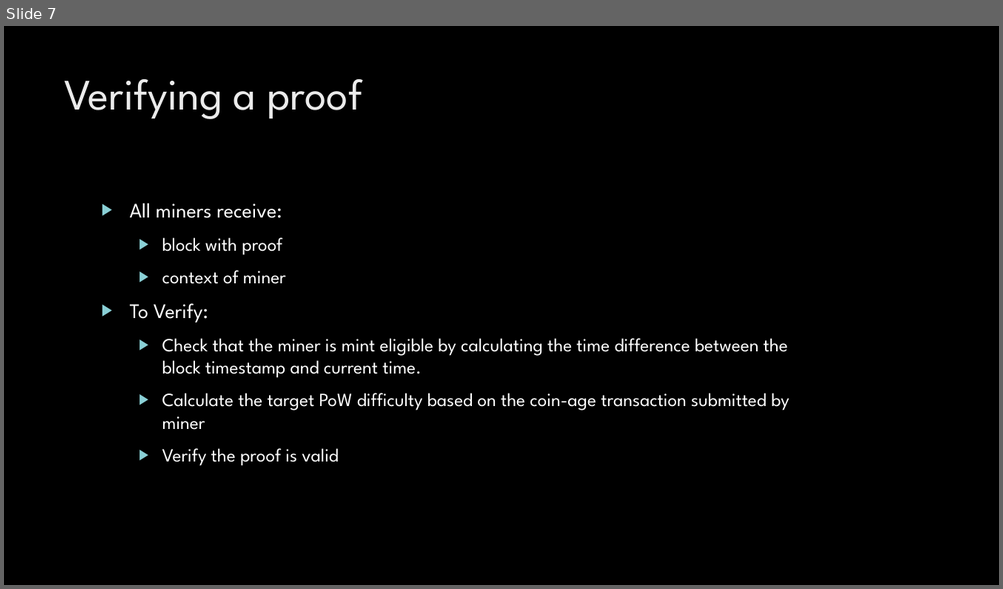
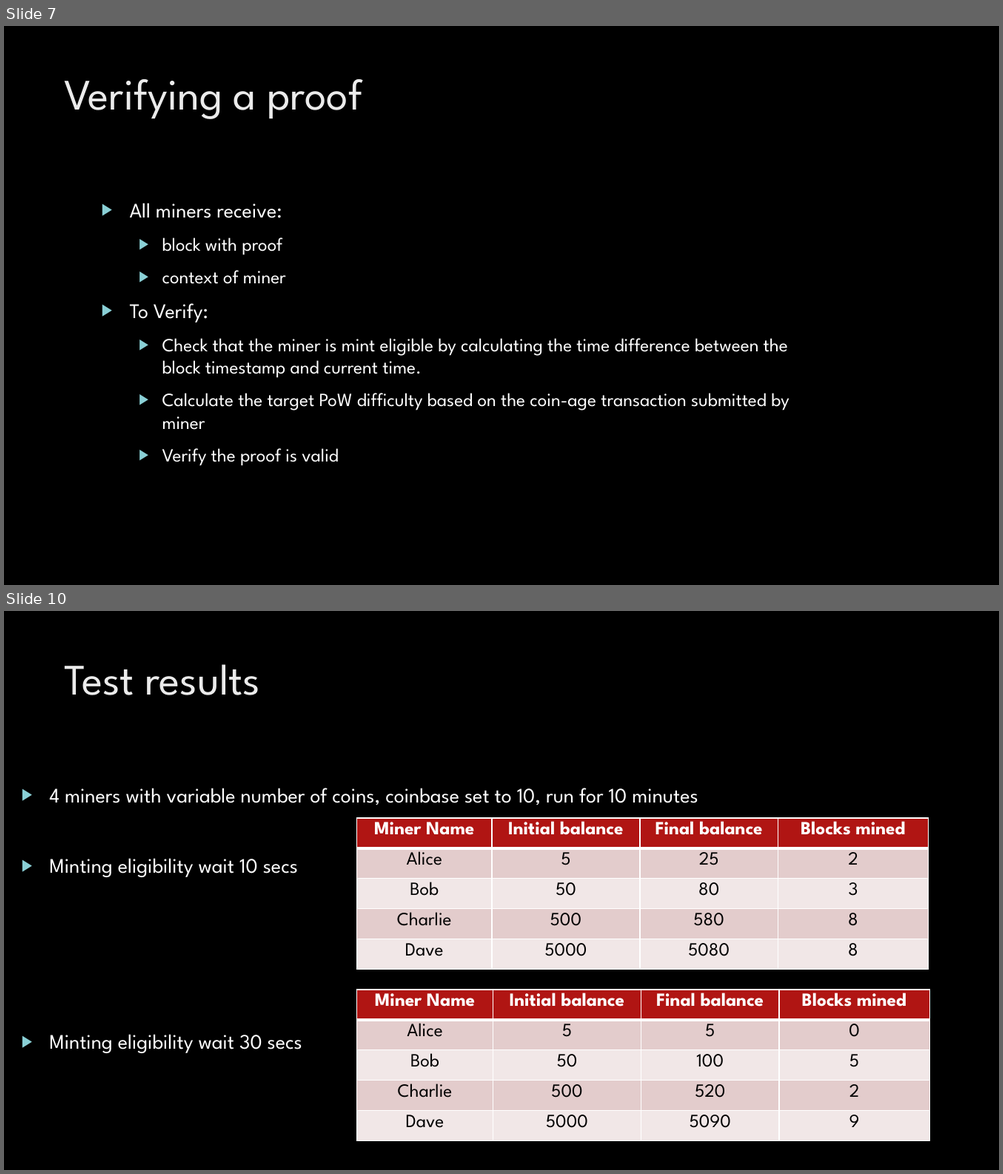
Before and after one commit to toep/FairCoin, a slide deck: Presentation.pptx. Shown one above the other, each under a label of ours: slide 7 before the commit, slides 7 and 10 after it; the slides between them are not shown. The pictures are 1003x589 and 1003x1174 pixels, drawn with LibreOffice and Linux fonts; fonts in the diff are those of the drawing; background and template pictures are left out. Boxes give left, top, right and bottom in pixels: in the first picture for what was removed or moved away, otherwise in the second. Text is boxed around its words. In the diff, an @@ line names an element or a change of style, - is before the commit and + after.

Commit message:
Fixed coin-age, added variable difficulty to PoW. Able to run for 10 minutes and collect info

```diff
--- a/Presentation.pptx
+++ b/Presentation.pptx
@@ slide 10 added at box(4, 611, 999, 1170), background picture (left out) @@
@@ title added at box(64, 664, 260, 695), 42 pt, text #EBEBEB @@
+Test results
@@ text added at box(49, 788, 697, 1054), 20 pt, text #FFFFFF @@
+▶ 4 miners with variable number of coins, coinbase set to 10, run for 10 minutes
+▶ Minting eligibility wait 10 secs
+▶ Minting eligibility wait 30 secs
@@ table added at box(357, 818, 928, 970), 5 rows, 4 columns @@
+Miner Name | Initial balance | Final balance | Blocks mined
+Alice | 5 | 25 | 2
+Bob | 50 | 80 | 3
+Charlie | 500 | 580 | 8
+Dave | 5000 | 5080 | 8
@@ table added at box(357, 990, 929, 1142), 5 rows, 4 columns @@
+Miner Name | Initial balance | Final balance | Blocks mined
+Alice | 5 | 5 | 0
+Bob | 50 | 100 | 5
+Charlie | 500 | 520 | 2
+Dave | 5000 | 5090 | 9
```
Also in this commit, not shown: 4 slides changed, 6 other files.
